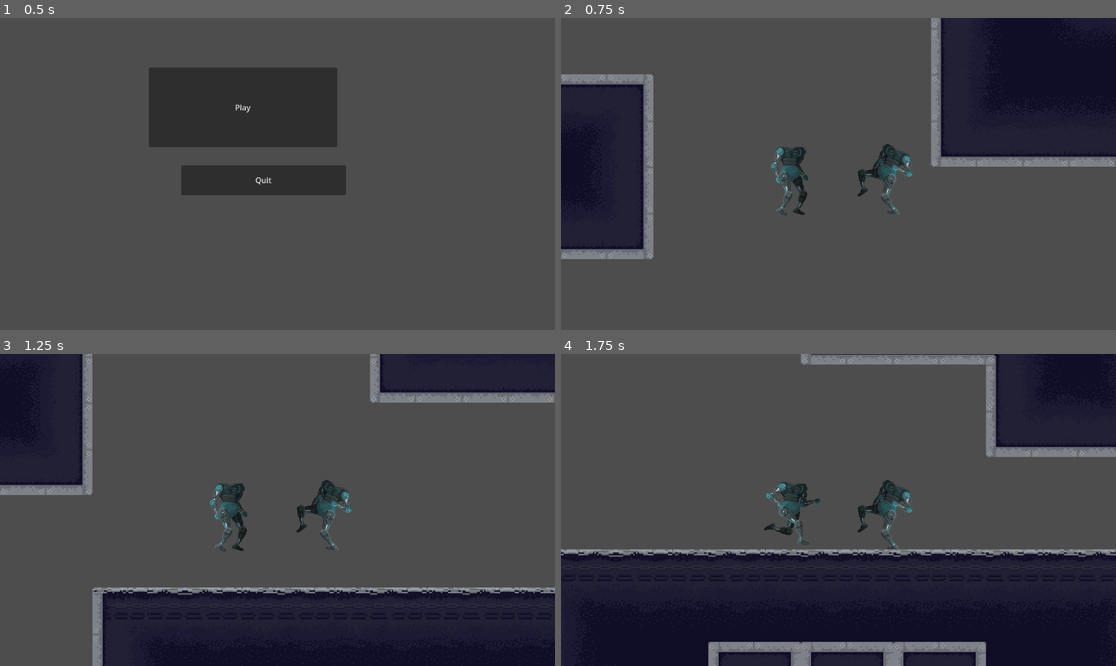
Above: before the commit, frames 1-4 (two rows, left to right).
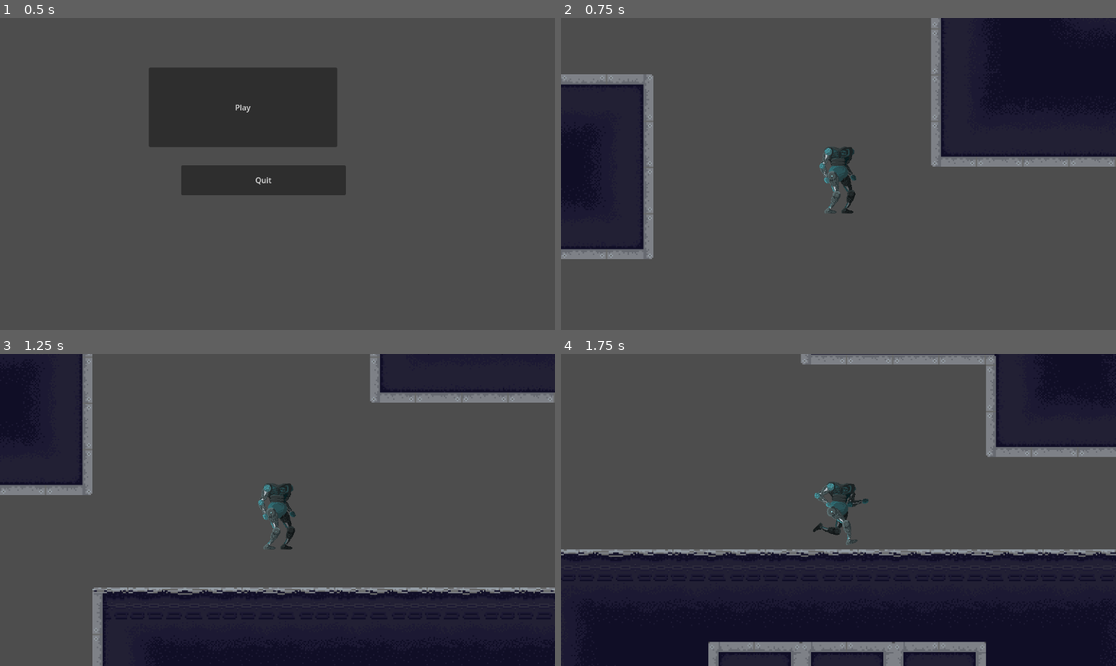
Above: after the commit, the same moments.

Repository: VehvilainenPooki/ModeGame
Game: Godot game, scene res://Main.tscn
Two runs of this game, one before a commit and one after it. Both use one fixed random seed, a clock stepped at 60 frames per second and the inputs below.
Inputs:
- Up to frame 1 (0.5 s): no input
- Up to frame 2 (0.75 s): click "Play" at 0.5 s
- Up to frame 3 (1.25 s): no input
- Up to frame 4 (1.75 s): tap Enter (ui_accept) at 1.25 s; hold Right (ui_right) from 1.28 s (still down); hold 2 (MODE_SPEED) from 1.28 s (still down); tap 1 (MODE_JUMP) at 1.52 s

Frame 1 is identical in both runs. In frame 2, 2.0% of the frame differs, in the area x 37-64%, y 40-64%; in frame 3, 2.0%; in frame 4, 1.9%.

Commit message:
Animation in both directions works correctly.

Diff:
--- a/Player/Player.gd
+++ b/Player/Player.gd
@@ -14,6 +14,8 @@
 # Get the gravity from the project settings to be synced with RigidBody nodes.
 var gravity = ProjectSettings.get_setting("physics/2d/default_gravity")
 
+var lastDirection = 1
+
 func _physics_process(delta):
 	# Add the gravity.
 	if not is_on_floor():
@@ -27,17 +29,26 @@
 	# As good practice, you should replace UI actions with custom gameplay actions.
 	var direction = Input.get_axis("ui_left", "ui_right")
 	if direction == 1:
+		lastDirection = direction
 		$AnimationPlayer.play("run")
-		if Vector2(-1,1) == $rightAnimation.scale:
-			$rightAnimation.apply_scale(Vector2(-1,1))
+		$leftAnimation.hide()
+		$rightAnimation.show()
 		velocity.x = direction * SPEED
 	elif direction == -1:
-		$AnimationPlayer.play("run")
-		if Vector2(-1,1) != $rightAnimation.scale:
-			$rightAnimation.apply_scale(Vector2(-1,1))
+		lastDirection = direction
+		$AnimationPlayer.play("inverse_run")
+		$rightAnimation.hide()
+		$leftAnimation.show()
 		velocity.x = direction * SPEED
 	else:
-		$AnimationPlayer.play("idle")
+		if lastDirection == 1:
+			$AnimationPlayer.play("idle")
+			$leftAnimation.hide()
+			$rightAnimation.show()
+		else:
+			$AnimationPlayer.play("inverse_idle")
+			$rightAnimation.hide()
+			$leftAnimation.show()
 		velocity.x = move_toward(velocity.x, 0, SPEED)
 
 
--- a/Player/Player.tscn
+++ b/Player/Player.tscn
@@ -442,208 +442,6 @@
 "transitions": PackedFloat32Array(1),
 "update": 0,
 "values": [Vector2(0, 75)]
-}
-
-[sub_resource type="Animation" id="Animation_jj0en"]
-resource_name = "run"
-length = 1.4
-loop_mode = 1
-tracks/0/type = "value"
-tracks/0/imported = false
-tracks/0/enabled = true
-tracks/0/path = NodePath("rightAnimation/Skeleton2D/Hip:position")
-tracks/0/interp = 1
-tracks/0/loop_wrap = true
-tracks/0/keys = {
-"times": PackedFloat32Array(0),
-"transitions": PackedFloat32Array(1),
-"update": 0,
-"values": [Vector2(0, 0)]
-}
-tracks/1/type = "value"
-tracks/1/imported = false
-tracks/1/enabled = true
-tracks/1/path = NodePath("rightAnimation/hipTarget:position")
-tracks/1/interp = 1
-tracks/1/loop_wrap = true
-tracks/1/keys = {
-"times": PackedFloat32Array(0.4, 0.6, 1.1, 1.3),
-"transitions": PackedFloat32Array(1, 1, 1, 1),
-"update": 0,
-"values": [Vector2(1, -15), Vector2(3, -15), Vector2(1, -15), Vector2(3, -15)]
-}
-tracks/2/type = "value"
-tracks/2/imported = false
-tracks/2/enabled = true
-tracks/2/path = NodePath("rightAnimation/rightLegTarget:position")
-tracks/2/interp = 1
-tracks/2/loop_wrap = true
-tracks/2/keys = {
-"times": PackedFloat32Array(0, 0.2, 0.4, 0.6, 0.8, 1, 1.2),
-"transitions": PackedFloat32Array(1, 1, 1, 1, 1, 1, 1),
-"update": 0,
-"values": [Vector2(0, 75), Vector2(-51, 72), Vector2(-43, 36), Vector2(-12, 42), Vector2(28, 46), Vector2(57, 60), Vector2(22, 75)]
-}
-tracks/3/type = "value"
-tracks/3/imported = false
-tracks/3/enabled = true
-tracks/3/path = NodePath("rightAnimation/rightFootTarget:position")
-tracks/3/interp = 1
-tracks/3/loop_wrap = true
-tracks/3/keys = {
-"times": PackedFloat32Array(0, 0.2, 0.4, 0.6, 0.8, 1, 1.2),
-"transitions": PackedFloat32Array(1, 1, 1, 1, 1, 1, 1),
-"update": 0,
-"values": [Vector2(20, 75), Vector2(-52, 104), Vector2(-92, 84), Vector2(-62, 96), Vector2(26, 106), Vector2(132, 14), Vector2(50, 75)]
-}
-tracks/4/type = "value"
-tracks/4/imported = false
-tracks/4/enabled = true
-tracks/4/path = NodePath("rightAnimation/leftlegTarget:position")
-tracks/4/interp = 1
-tracks/4/loop_wrap = true
-tracks/4/keys = {
-"times": PackedFloat32Array(0, 0.2, 0.4, 0.6, 0.8, 1, 1.2),
-"transitions": PackedFloat32Array(1, 1, 1, 1, 1, 1, 1),
-"update": 0,
-"values": [Vector2(3, 52), Vector2(44, 44), Vector2(28, 62), Vector2(1, 75), Vector2(-45, 71), Vector2(-66, 55), Vector2(-41, 32)]
-}
-tracks/5/type = "value"
-tracks/5/imported = false
-tracks/5/enabled = true
-tracks/5/path = NodePath("rightAnimation/leftFootTarget:position")
-tracks/5/interp = 1
-tracks/5/loop_wrap = true
-tracks/5/keys = {
-"times": PackedFloat32Array(0, 0.2, 0.4, 0.6, 0.8, 1, 1.2),
-"transitions": PackedFloat32Array(1, 1, 1, 1, 1, 1, 1),
-"update": 0,
-"values": [Vector2(12, 82), Vector2(83, 34), Vector2(91, 38), Vector2(25, 75), Vector2(-25, 94), Vector2(-93, 103), Vector2(-93, 103)]
-}
-tracks/6/type = "value"
-tracks/6/imported = false
-tracks/6/enabled = true
-tracks/6/path = NodePath("rightAnimation/rightArmTarget:position")
-tracks/6/interp = 1
-tracks/6/loop_wrap = true
-tracks/6/keys = {
-"times": PackedFloat32Array(0, 0.2, 0.6, 0.8, 1),
-"transitions": PackedFloat32Array(1, 1, 1, 1, 1),
-"update": 0,
-"values": [Vector2(50, -1), Vector2(62, -44), Vector2(42, 0), Vector2(9, 9), Vector2(-17, -17)]
-}
-tracks/7/type = "value"
-tracks/7/imported = false
-tracks/7/enabled = true
-tracks/7/path = NodePath("rightAnimation/leftArmTarget:position")
-tracks/7/interp = 1
-tracks/7/loop_wrap = true
-tracks/7/keys = {
-"times": PackedFloat32Array(0, 0.2, 0.6, 0.9, 1.1, 1.3),
-"transitions": PackedFloat32Array(1, 1, 1, 1, 1, 1),
-"update": 0,
-"values": [Vector2(-48, -5), Vector2(-60, -16), Vector2(3, -12), Vector2(20, -47), Vector2(9, -47), Vector2(-22, 6)]
-}
-
-[sub_resource type="Animation" id="Animation_u0561"]
-resource_name = "inverse_run"
-length = 1.4
-loop_mode = 1
-tracks/0/type = "value"
-tracks/0/imported = false
-tracks/0/enabled = true
-tracks/0/path = NodePath("leftAnimation/Skeleton2D/Hip:position")
-tracks/0/interp = 1
-tracks/0/loop_wrap = true
-tracks/0/keys = {
-"times": PackedFloat32Array(0),
-"transitions": PackedFloat32Array(1),
-"update": 0,
-"values": [Vector2(0, 0)]
-}
-tracks/1/type = "value"
-tracks/1/imported = false
-tracks/1/enabled = true
-tracks/1/path = NodePath("leftAnimation/hipTarget:position")
-tracks/1/interp = 1
-tracks/1/loop_wrap = true
-tracks/1/keys = {
-"times": PackedFloat32Array(0.4, 0.6, 1.1, 1.3),
-"transitions": PackedFloat32Array(1, 1, 1, 1),
-"update": 0,
-"values": [Vector2(-1, -15), Vector2(-3, -15), Vector2(-1, -15), Vector2(-3, -15)]
-}
-tracks/2/type = "value"
-tracks/2/imported = false
-tracks/2/enabled = true
-tracks/2/path = NodePath("leftAnimation/rightLegTarget:position")
-tracks/2/interp = 1
-tracks/2/loop_wrap = true
-tracks/2/keys = {
-"times": PackedFloat32Array(0, 0.2, 0.4, 0.6, 0.8, 1, 1.2),
-"transitions": PackedFloat32Array(1, 1, 1, 1, 1, 1, 1),
-"update": 0,
-"values": [Vector2(0, 75), Vector2(51, 72), Vector2(43, 36), Vector2(12, 42), Vector2(-28, 46), Vector2(-57, 60), Vector2(-22, 75)]
-}
-tracks/3/type = "value"
-tracks/3/imported = false
-tracks/3/enabled = true
-tracks/3/path = NodePath("leftAnimation/rightFootTarget:position")
-tracks/3/interp = 1
-tracks/3/loop_wrap = true
-tracks/3/keys = {
-"times": PackedFloat32Array(0, 0.2, 0.4, 0.6, 0.8, 1, 1.2),
-"transitions": PackedFloat32Array(1, 1, 1, 1, 1, 1, 1),
-"update": 0,
-"values": [Vector2(-20, 75), Vector2(51, 104), Vector2(92, 84), Vector2(62, 96), Vector2(-26, 106), Vector2(-132, 14), Vector2(-50, 75)]
-}
-tracks/4/type = "value"
-tracks/4/imported = false
-tracks/4/enabled = true
-tracks/4/path = NodePath("leftAnimation/leftlegTarget:position")
-tracks/4/interp = 1
-tracks/4/loop_wrap = true
-tracks/4/keys = {
-"times": PackedFloat32Array(0, 0.2, 0.4, 0.6, 0.8, 1, 1.2),
-"transitions": PackedFloat32Array(1, 1, 1, 1, 1, 1, 1),
-"update": 0,
-"values": [Vector2(-3, 52), Vector2(-44, 44), Vector2(-28, 62), Vector2(-1, 75), Vector2(45, 71), Vector2(66, 55), Vector2(41, 32)]
-}
-tracks/5/type = "value"
-tracks/5/imported = false
-tracks/5/enabled = true
-tracks/5/path = NodePath("leftAnimation/leftFootTarget:position")
-tracks/5/interp = 1
-tracks/5/loop_wrap = true
-tracks/5/keys = {
-"times": PackedFloat32Array(0, 0.2, 0.4, 0.6, 0.8, 1, 1.2),
-"transitions": PackedFloat32Array(1, 1, 1, 1, 1, 1, 1),
-"update": 0,
-"values": [Vector2(-12, 82), Vector2(-83, 34), Vector2(-91, 38), Vector2(-25, 75), Vector2(25, 94), Vector2(93, 103), Vector2(93, 103)]
-}
-tracks/6/type = "value"
-tracks/6/imported = false
-tracks/6/enabled = true
-tracks/6/path = NodePath("leftAnimation/rightArmTarget:position")
-tracks/6/interp = 1
-tracks/6/loop_wrap = true
-tracks/6/keys = {
-"times": PackedFloat32Array(0, 0.2, 0.6, 0.8, 1),
-"transitions": PackedFloat32Array(1, 1, 1, 1, 1),
-"update": 0,
-"values": [Vector2(-50, -1), Vector2(-62, -44), Vector2(-42, 0), Vector2(-9, 9), Vector2(17, -17)]
-}
-tracks/7/type = "value"
-tracks/7/imported = false
-tracks/7/enabled = true
-tracks/7/path = NodePath("leftAnimation/leftArmTarget:position")
-tracks/7/interp = 1
-tracks/7/loop_wrap = true
-tracks/7/keys = {
-"times": PackedFloat32Array(0, 0.2, 0.6, 0.9, 1.1, 1.3),
-"transitions": PackedFloat32Array(1, 1, 1, 1, 1, 1),
-"update": 0,
-"values": [Vector2(48, -5), Vector2(60, -16), Vector2(-3, -12), Vector2(-20, -47), Vector2(-9, -47), Vector2(22, 6)]
 }
 
 [sub_resource type="Animation" id="Animation_5yd4h"]
@@ -747,6 +545,208 @@
 "values": [Vector2(-35, 75)]
 }
 
+[sub_resource type="Animation" id="Animation_u0561"]
+resource_name = "inverse_run"
+length = 1.4
+loop_mode = 1
+tracks/0/type = "value"
+tracks/0/imported = false
+tracks/0/enabled = true
+tracks/0/path = NodePath("leftAnimation/Skeleton2D/Hip:position")
+tracks/0/interp = 1
+tracks/0/loop_wrap = true
+tracks/0/keys = {
+"times": PackedFloat32Array(0),
+"transitions": PackedFloat32Array(1),
+"update": 0,
+"values": [Vector2(0, 0)]
+}
+tracks/1/type = "value"
+tracks/1/imported = false
+tracks/1/enabled = true
+tracks/1/path = NodePath("leftAnimation/hipTarget:position")
+tracks/1/interp = 1
+tracks/1/loop_wrap = true
+tracks/1/keys = {
+"times": PackedFloat32Array(0.4, 0.6, 1.1, 1.3),
+"transitions": PackedFloat32Array(1, 1, 1, 1),
+"update": 0,
+"values": [Vector2(-1, -15), Vector2(-3, -15), Vector2(-1, -15), Vector2(-3, -15)]
+}
+tracks/2/type = "value"
+tracks/2/imported = false
+tracks/2/enabled = true
+tracks/2/path = NodePath("leftAnimation/rightLegTarget:position")
+tracks/2/interp = 1
+tracks/2/loop_wrap = true
+tracks/2/keys = {
+"times": PackedFloat32Array(0, 0.2, 0.4, 0.6, 0.8, 1, 1.2),
+"transitions": PackedFloat32Array(1, 1, 1, 1, 1, 1, 1),
+"update": 0,
+"values": [Vector2(0, 75), Vector2(51, 72), Vector2(43, 36), Vector2(12, 42), Vector2(-28, 46), Vector2(-57, 60), Vector2(-22, 75)]
+}
+tracks/3/type = "value"
+tracks/3/imported = false
+tracks/3/enabled = true
+tracks/3/path = NodePath("leftAnimation/rightFootTarget:position")
+tracks/3/interp = 1
+tracks/3/loop_wrap = true
+tracks/3/keys = {
+"times": PackedFloat32Array(0, 0.2, 0.4, 0.6, 0.8, 1, 1.2),
+"transitions": PackedFloat32Array(1, 1, 1, 1, 1, 1, 1),
+"update": 0,
+"values": [Vector2(-20, 75), Vector2(51, 104), Vector2(92, 84), Vector2(62, 96), Vector2(-26, 106), Vector2(-132, 14), Vector2(-50, 75)]
+}
+tracks/4/type = "value"
+tracks/4/imported = false
+tracks/4/enabled = true
+tracks/4/path = NodePath("leftAnimation/leftlegTarget:position")
+tracks/4/interp = 1
+tracks/4/loop_wrap = true
+tracks/4/keys = {
+"times": PackedFloat32Array(0, 0.2, 0.4, 0.6, 0.8, 1, 1.2),
+"transitions": PackedFloat32Array(1, 1, 1, 1, 1, 1, 1),
+"update": 0,
+"values": [Vector2(-3, 52), Vector2(-44, 44), Vector2(-28, 62), Vector2(-1, 75), Vector2(45, 71), Vector2(66, 55), Vector2(41, 32)]
+}
+tracks/5/type = "value"
+tracks/5/imported = false
+tracks/5/enabled = true
+tracks/5/path = NodePath("leftAnimation/leftFootTarget:position")
+tracks/5/interp = 1
+tracks/5/loop_wrap = true
+tracks/5/keys = {
+"times": PackedFloat32Array(0, 0.2, 0.4, 0.6, 0.8, 1, 1.2),
+"transitions": PackedFloat32Array(1, 1, 1, 1, 1, 1, 1),
+"update": 0,
+"values": [Vector2(-12, 82), Vector2(-83, 34), Vector2(-91, 38), Vector2(-25, 75), Vector2(25, 94), Vector2(93, 103), Vector2(93, 103)]
+}
+tracks/6/type = "value"
+tracks/6/imported = false
+tracks/6/enabled = true
+tracks/6/path = NodePath("leftAnimation/rightArmTarget:position")
+tracks/6/interp = 1
+tracks/6/loop_wrap = true
+tracks/6/keys = {
+"times": PackedFloat32Array(0, 0.2, 0.6, 0.8, 1),
+"transitions": PackedFloat32Array(1, 1, 1, 1, 1),
+"update": 0,
+"values": [Vector2(-50, -1), Vector2(-62, -44), Vector2(-42, 0), Vector2(-9, 9), Vector2(17, -17)]
+}
+tracks/7/type = "value"
+tracks/7/imported = false
+tracks/7/enabled = true
+tracks/7/path = NodePath("leftAnimation/leftArmTarget:position")
+tracks/7/interp = 1
+tracks/7/loop_wrap = true
+tracks/7/keys = {
+"times": PackedFloat32Array(0, 0.2, 0.6, 0.9, 1.1, 1.3),
+"transitions": PackedFloat32Array(1, 1, 1, 1, 1, 1),
+"update": 0,
+"values": [Vector2(48, -5), Vector2(60, -16), Vector2(-3, -12), Vector2(-20, -47), Vector2(-9, -47), Vector2(22, 6)]
+}
+
+[sub_resource type="Animation" id="Animation_jj0en"]
+resource_name = "run"
+length = 1.4
+loop_mode = 1
+tracks/0/type = "value"
+tracks/0/imported = false
+tracks/0/enabled = true
+tracks/0/path = NodePath("rightAnimation/Skeleton2D/Hip:position")
+tracks/0/interp = 1
+tracks/0/loop_wrap = true
+tracks/0/keys = {
+"times": PackedFloat32Array(0),
+"transitions": PackedFloat32Array(1),
+"update": 0,
+"values": [Vector2(0, 0)]
+}
+tracks/1/type = "value"
+tracks/1/imported = false
+tracks/1/enabled = true
+tracks/1/path = NodePath("rightAnimation/hipTarget:position")
+tracks/1/interp = 1
+tracks/1/loop_wrap = true
+tracks/1/keys = {
+"times": PackedFloat32Array(0.4, 0.6, 1.1, 1.3),
+"transitions": PackedFloat32Array(1, 1, 1, 1),
+"update": 0,
+"values": [Vector2(1, -15), Vector2(3, -15), Vector2(1, -15), Vector2(3, -15)]
+}
+tracks/2/type = "value"
+tracks/2/imported = false
+tracks/2/enabled = true
+tracks/2/path = NodePath("rightAnimation/rightLegTarget:position")
+tracks/2/interp = 1
+tracks/2/loop_wrap = true
+tracks/2/keys = {
+"times": PackedFloat32Array(0, 0.2, 0.4, 0.6, 0.8, 1, 1.2),
+"transitions": PackedFloat32Array(1, 1, 1, 1, 1, 1, 1),
+"update": 0,
+"values": [Vector2(0, 75), Vector2(-51, 72), Vector2(-43, 36), Vector2(-12, 42), Vector2(28, 46), Vector2(57, 60), Vector2(22, 75)]
+}
+tracks/3/type = "value"
+tracks/3/imported = false
+tracks/3/enabled = true
+tracks/3/path = NodePath("rightAnimation/rightFootTarget:position")
+tracks/3/interp = 1
+tracks/3/loop_wrap = true
+tracks/3/keys = {
+"times": PackedFloat32Array(0, 0.2, 0.4, 0.6, 0.8, 1, 1.2),
+"transitions": PackedFloat32Array(1, 1, 1, 1, 1, 1, 1),
+"update": 0,
+"values": [Vector2(20, 75), Vector2(-52, 104), Vector2(-92, 84), Vector2(-62, 96), Vector2(26, 106), Vector2(132, 14), Vector2(50, 75)]
+}
+tracks/4/type = "value"
+tracks/4/imported = false
+tracks/4/enabled = true
+tracks/4/path = NodePath("rightAnimation/leftlegTarget:position")
+tracks/4/interp = 1
+tracks/4/loop_wrap = true
+tracks/4/keys = {
+"times": PackedFloat32Array(0, 0.2, 0.4, 0.6, 0.8, 1, 1.2),
+"transitions": PackedFloat32Array(1, 1, 1, 1, 1, 1, 1),
+"update": 0,
+"values": [Vector2(3, 52), Vector2(44, 44), Vector2(28, 62), Vector2(1, 75), Vector2(-45, 71), Vector2(-66, 55), Vector2(-41, 32)]
+}
+tracks/5/type = "value"
+tracks/5/imported = false
+tracks/5/enabled = true
+tracks/5/path = NodePath("rightAnimation/leftFootTarget:position")
+tracks/5/interp = 1
+tracks/5/loop_wrap = true
+tracks/5/keys = {
+"times": PackedFloat32Array(0, 0.2, 0.4, 0.6, 0.8, 1, 1.2),
+"transitions": PackedFloat32Array(1, 1, 1, 1, 1, 1, 1),
+"update": 0,
+"values": [Vector2(12, 82), Vector2(83, 34), Vector2(91, 38), Vector2(25, 75), Vector2(-25, 94), Vector2(-93, 103), Vector2(-93, 103)]
+}
+tracks/6/type = "value"
+tracks/6/imported = false
+tracks/6/enabled = true
+tracks/6/path = NodePath("rightAnimation/rightArmTarget:position")
+tracks/6/interp = 1
+tracks/6/loop_wrap = true
+tracks/6/keys = {
+"times": PackedFloat32Array(0, 0.2, 0.6, 0.8, 1),
+"transitions": PackedFloat32Array(1, 1, 1, 1, 1),
+"update": 0,
+"values": [Vector2(50, -1), Vector2(62, -44), Vector2(42, 0), Vector2(9, 9), Vector2(-17, -17)]
+}
+tracks/7/type = "value"
+tracks/7/imported = false
+tracks/7/enabled = true
+tracks/7/path = NodePath("rightAnimation/leftArmTarget:position")
+tracks/7/interp = 1
+tracks/7/loop_wrap = true
+tracks/7/keys = {
+"times": PackedFloat32Array(0, 0.2, 0.6, 0.9, 1.1, 1.3),
+"transitions": PackedFloat32Array(1, 1, 1, 1, 1, 1),
+"update": 0,
+"values": [Vector2(-48, -5), Vector2(-60, -16), Vector2(3, -12), Vector2(20, -47), Vector2(9, -47), Vector2(-22, 6)]
+}
+
 [sub_resource type="AnimationLibrary" id="AnimationLibrary_k8b80"]
 _data = {
 "RESET": SubResource("Animation_w05nx"),
@@ -849,7 +849,6 @@
 }
 
 [node name="rightAnimation" type="Node2D" parent="."]
-position = Vector2(-100, 0)
 
 [node name="Polygons" type="Node2D" parent="rightAnimation"]
 
@@ -1001,8 +1000,8 @@
 modification_stack = SubResource("SkeletonModificationStack2D_2gkbt")
 
 [node name="Hip" type="Bone2D" parent="rightAnimation/Skeleton2D"]
-rotation = 0.209013
-scale = Vector2(0.99996, 0.99996)
+rotation = 0.0232512
+scale = Vector2(0.999971, 0.999971)
 rest = Transform2D(1, 0, 0, 1, 0, -2)
 auto_calculate_length_and_angle = false
 length = 43.0116
@@ -1087,7 +1086,7 @@
 rest = Transform2D(1, 0, 0, 1, 1, 35)
 auto_calculate_length_and_angle = false
 length = 16.0
-bone_angle = -22.5781
+bone_angle = 0.0
 metadata/_local_pose_override_enabled_ = true
 
 [node name="rightUpperleg" type="Bone2D" parent="rightAnimation/Skeleton2D/Hip"]
@@ -1111,7 +1110,7 @@
 rest = Transform2D(1, 0, 0, 1, 1, 35)
 auto_calculate_length_and_angle = false
 length = 16.0
-bone_angle = -15.1497
+bone_angle = 0.0
 metadata/_local_pose_override_enabled_ = true
 
 [node name="leftArmTarget" type="Node2D" parent="rightAnimation"]
@@ -1136,7 +1135,6 @@
 position = Vector2(-12, -25)
 
 [node name="leftAnimation" type="Node2D" parent="."]
-position = Vector2(100, 0)
 
 [node name="Polygons" type="Node2D" parent="leftAnimation"]
 
@@ -1308,6 +1306,7 @@
 modification_stack = SubResource("SkeletonModificationStack2D_vkhv4")
 
 [node name="Hip" type="Bone2D" parent="leftAnimation/Skeleton2D"]
+rotation = 0.470771
 rest = Transform2D(1, 0, 0, 1, 0, -2)
 auto_calculate_length_and_angle = false
 length = 43.0116
